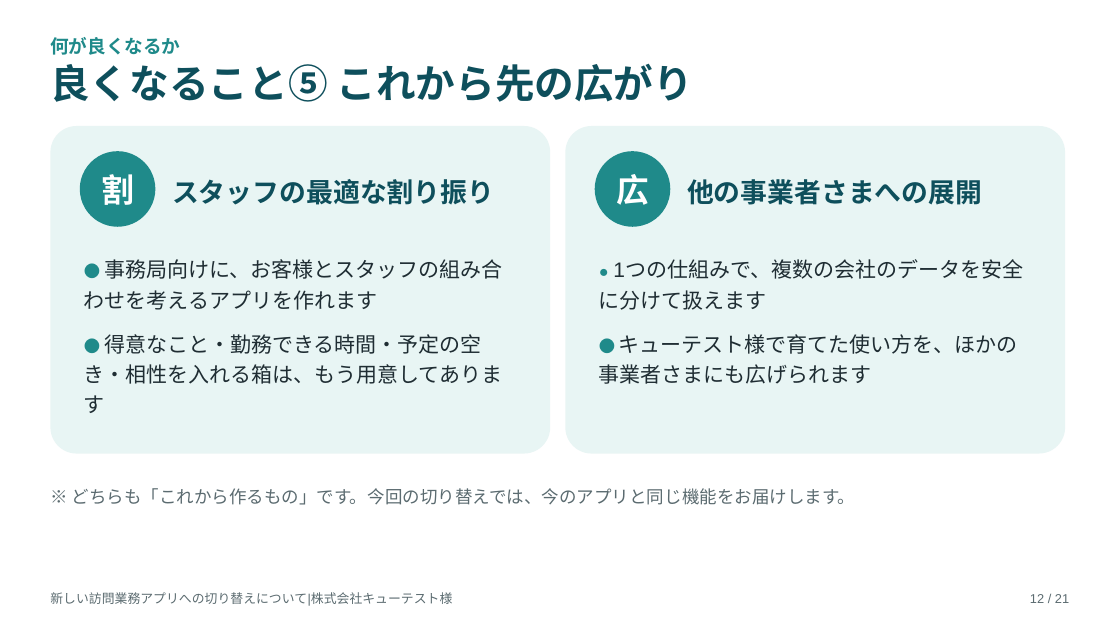
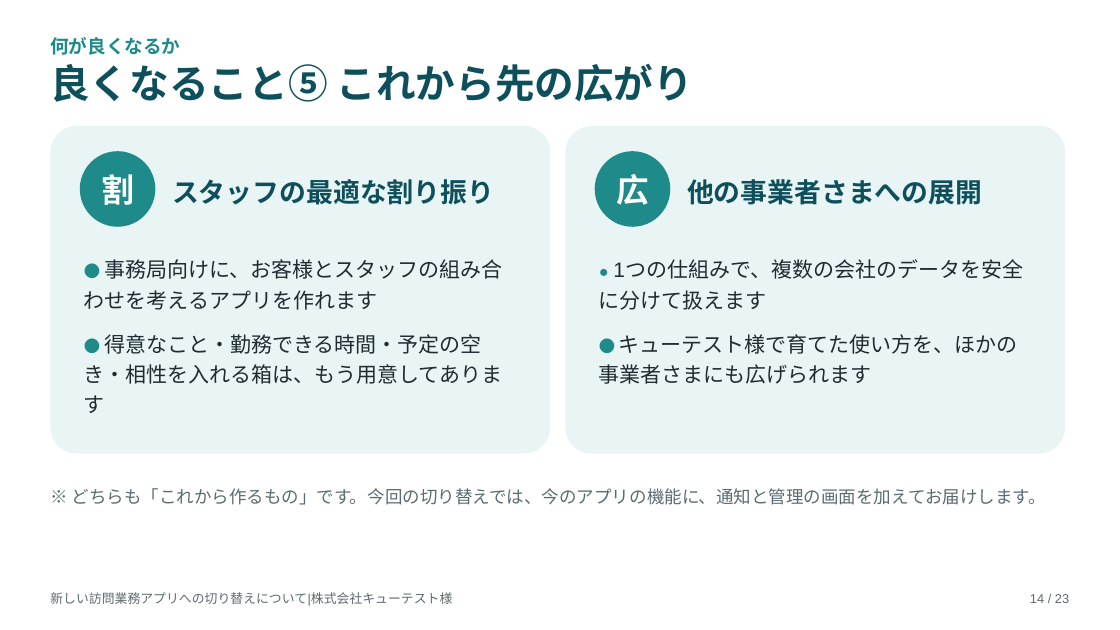
Before and after one commit to katahimo-dev/katahimo-app, a slide deck: slide 14 of doc/partner/新アプリ切替のご説明_キューテスト様.pptx (slide 12 before the commit). Drawn at 1120x630 pixels with LibreOffice and Linux fonts; fonts in the diff are those of the drawing. Boxes give left, top, right and bottom in pixels: in the first picture for what was removed or moved away, otherwise in the second. Text is boxed around its words. In the diff, an @@ line names an element or a change of style, - is before the commit and + after.

```diff
--- a/doc/partner/新アプリ切替のご説明_キューテスト様.pptx
+++ b/doc/partner/新アプリ切替のご説明_キューテスト様.pptx
@@ text at [72, 488, 1046, 505]: text changed @@
-※ どちらも「これから作るもの」です。今回の切り替えでは、今のアプリと同じ機能をお届けします。
+※ どちらも「これから作るもの」です。今回の切り替えでは、今のアプリの機能に、通知と管理の画面を加えてお届けします。
@@ text at [1030, 594, 1069, 603]: text changed @@
-12 / 21
+14 / 23
```
Also in this commit, not shown: 19 other slides changed, 2 slides added, 4 other files.
